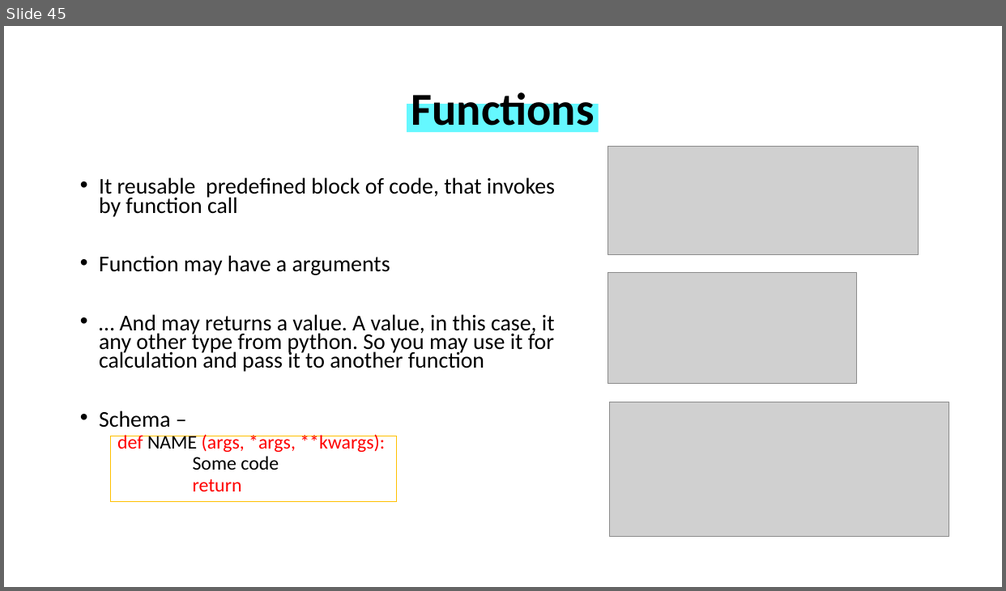
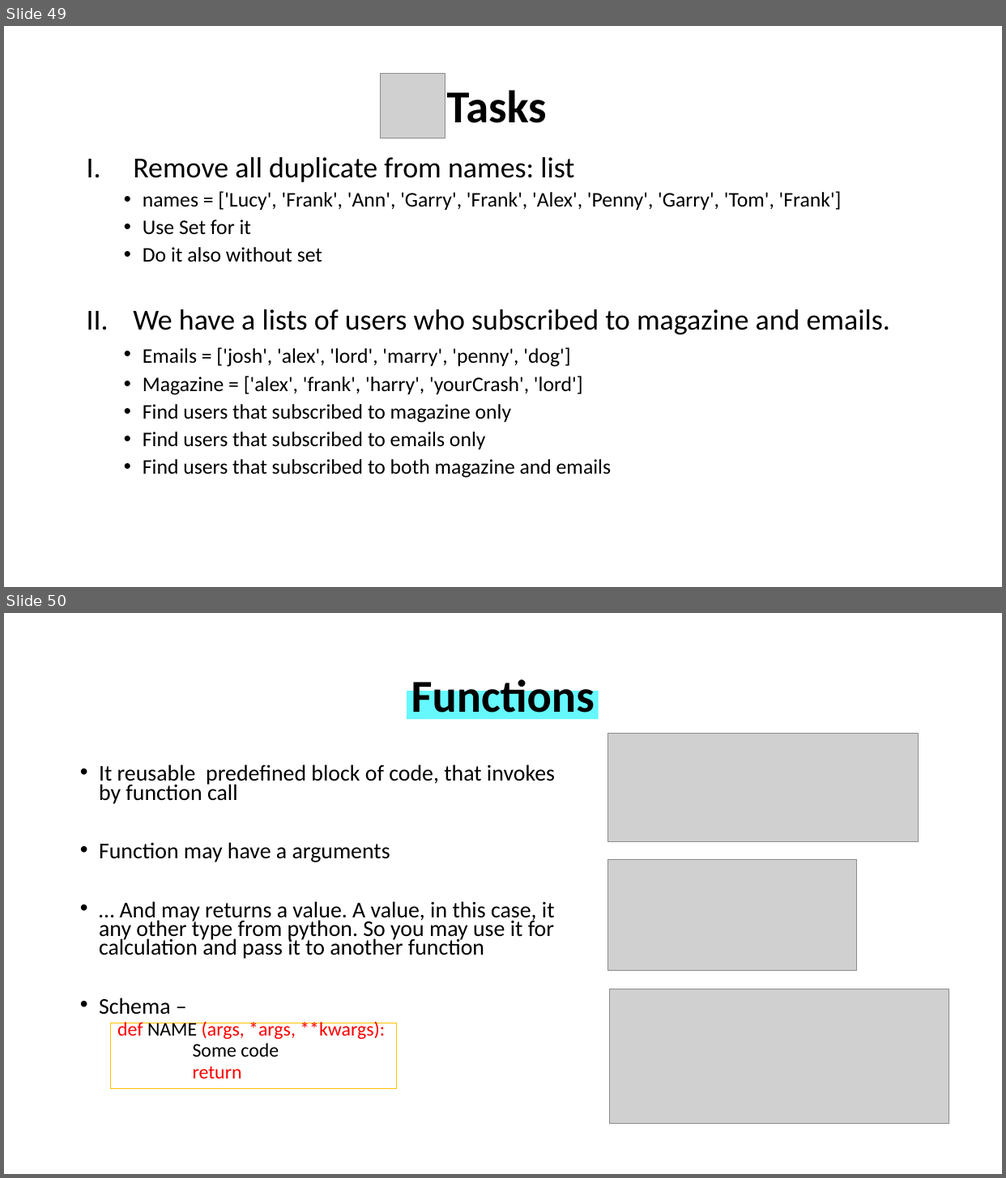
Before and after one commit to WonderLuc/brother-bootcamp, a slide deck: python 101/python_101.pptx. Shown one above the other, each under a label of ours: slide 45 before the commit, slides 49 and 50 after it. The pictures are 1006x591 and 1006x1178 pixels, drawn with LibreOffice and Linux fonts; fonts in the diff are those of the drawing; grey boxes stand for pictures; background and template pictures are left out. Boxes give left, top, right and bottom in pixels: in the first picture for what was removed or moved away, otherwise in the second. Text is boxed around its words. In the diff, an @@ line names an element or a change of style, - is before the commit and + after.

```diff
--- a/python 101/python_101.pptx
+++ b/python 101/python_101.pptx
@@ slide 49 added at (4,26,1002,587), background picture (left out) @@
@@ picture added at (381,73,445,139) @@
@@ text added at (447,90,547,123), 44 pt, text #000000, bold @@
+Tasks
@@ text added at (133,157,890,478), 20 pt, text #000000 @@
+I. Remove all duplicate from names: list
+  • names = ['Lucy', 'Frank', 'Ann', 'Garry', 'Frank', 'Alex', 'Penny', 'Garry', 'Tom', 'Frank']
+  • Use Set for it
+  • Do it also without set
+II. We have a lists of users who subscribed to magazine and emails.
+  • Emails = ['josh', 'alex', 'lord', 'marry', 'penny', 'dog']
+  • Magazine = ['alex', 'frank', 'harry', 'yourCrash', 'lord']
+  • Find users that subscribed to magazine only
+  • Find users that subscribed to emails only
+  • Find users that subscribed to both magazine and emails
@@ what was slide 45 is now slide 50 @@
```
Also in this commit, not shown: 1 slide changed, 4 other slides added, 2 other files.
